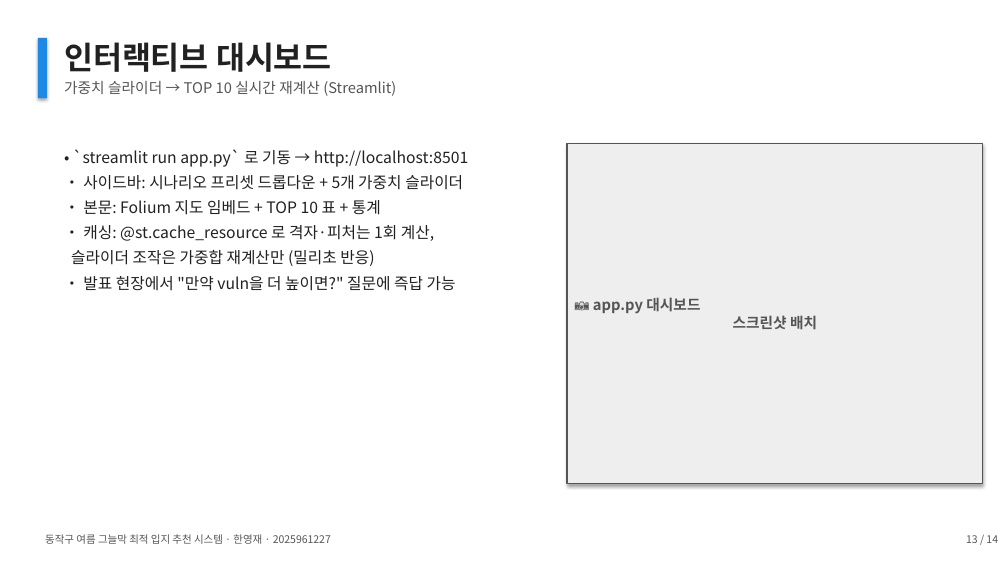
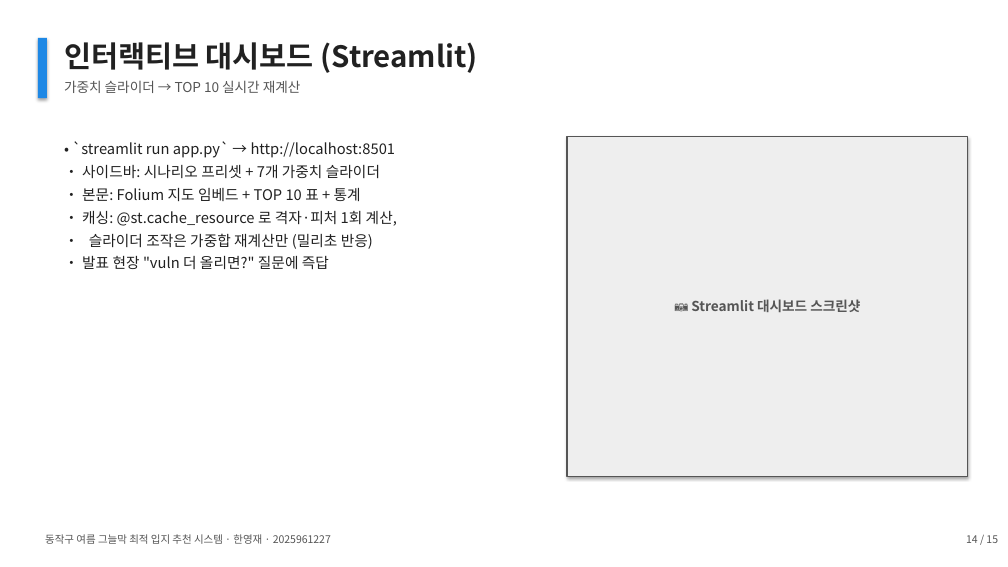
Before and after one commit to thgtot92/project_1, a slide deck: slide 14 of presentation/동작구_그늘막_최종발표.pptx (slide 13 before the commit). Drawn at 1008x567 pixels with LibreOffice and Linux fonts; fonts in the diff are those of the drawing. Boxes give left, top, right and bottom in pixels: in the first picture for what was removed or moved away, otherwise in the second. Text is boxed around its words. In the diff, an @@ line names an element or a change of style, - is before the commit and + after.

```diff
--- a/presentation/동작구_그늘막_최종발표.pptx
+++ b/presentation/동작구_그늘막_최종발표.pptx
@@ text at (x1=64, y1=42, x2=478, y2=73): text changed; size 30 to 28 pt @@
-인터랙티브 대시보드
+인터랙티브 대시보드 (Streamlit)
@@ text at (x1=64, y1=80, x2=301, y2=93): text changed; size 14 to 13 pt @@
-가중치 슬라이더 → TOP 10 실시간 재계산 (Streamlit)
+가중치 슬라이더 → TOP 10 실시간 재계산
@@ text "• `streamlit run app.py` → ..." moved from (x1=71, y1=149, x2=468, y2=291) to (x1=72, y1=141, x2=397, y2=269) @@
@@ text at (x1=72, y1=141, x2=396, y2=178): text changed; size 15 to 14 pt @@
-• `streamlit run app.py` 로 기동 → http://localhost:8501
-• 사이드바: 시나리오 프리셋 드롭다운 + 5개 가중치 슬라이더
+• `streamlit run app.py` → http://localhost:8501
+• 사이드바: 시나리오 프리셋 + 7개 가중치 슬라이더
@@ rectangle "📷 Streamlit 대시보드 스크린샷" resized from (x1=567, y1=144, x2=983, y2=484) to (x1=567, y1=136, x2=968, y2=476) @@
@@ text at (x1=82, y1=188, x2=361, y2=201): size 15 to 14 pt in "• 본문: Folium 지도 임베드 + TOP ..."; less space between paragraphs @@
@@ text at (x1=82, y1=211, x2=397, y2=269): text changed; size 15 to 14 pt @@
-• 캐싱: @st.cache_resource 로 격자·피처는 1회 계산,
-슬라이더 조작은 가중합 재계산만 (밀리초 반응)
-• 발표 현장에서 "만약 vuln을 더 높이면?" 질문에 즉답 가능
+• 캐싱: @st.cache_resource 로 격자·피처 1회 계산,
+• 슬라이더 조작은 가중합 재계산만 (밀리초 반응)
+• 발표 현장 "vuln 더 올리면?" 질문에 즉답
@@ text in rectangle at (x1=691, y1=299, x2=860, y2=312): text changed; size 14 to 13 pt @@
-📷 app.py 대시보드
-스크린샷 배치
+📷 Streamlit 대시보드 스크린샷
@@ text at (x1=966, y1=535, x2=998, y2=543): text changed @@
-13 / 14
+14 / 15
```
Also in this commit, not shown: 11 other slides changed, 3 slides added, 2 slides removed, 4 other files.
